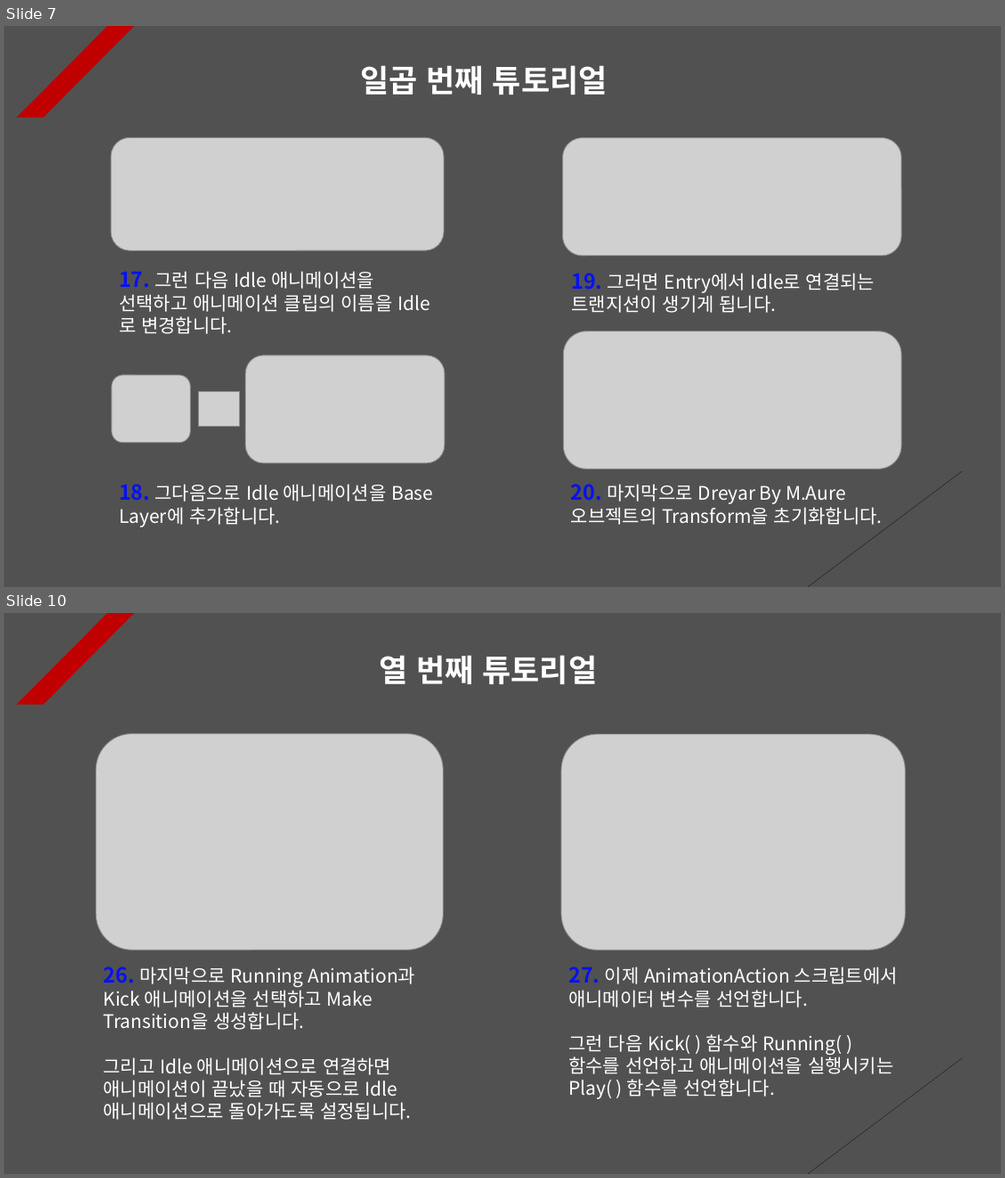
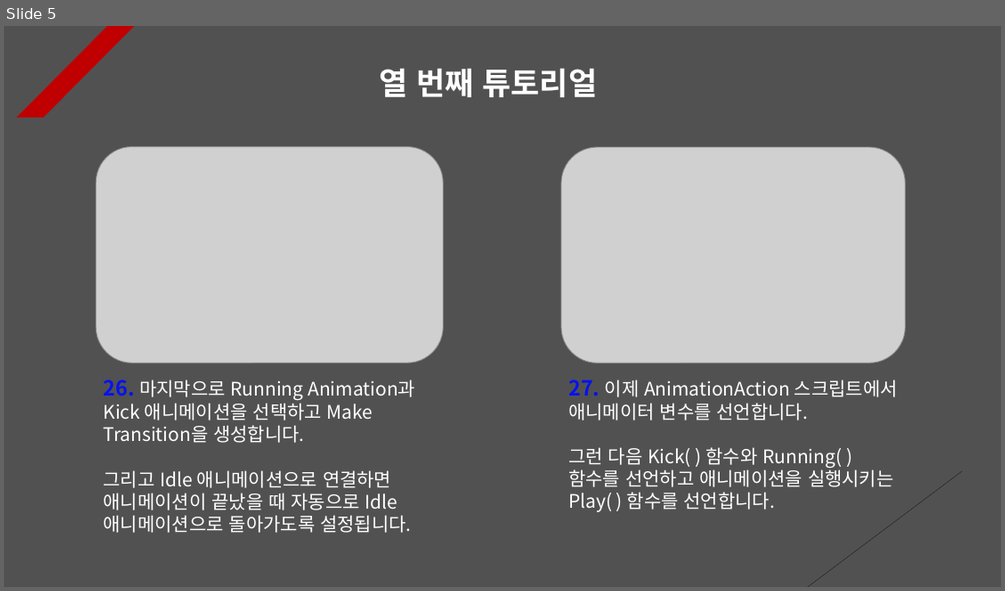
Before and after one commit to Unity2033/3D-UnityEngine, a slide deck: Assets/Animator Controller/PPT Data/Animator Controller Example.pptx. Shown one above the other, each under a label of ours: slides 7 and 10 before the commit, slide 5 after it; the slides between them are not shown. The pictures are 1005x1178 and 1005x591 pixels, drawn with LibreOffice and Linux fonts; fonts in the diff are those of the drawing; grey boxes stand for pictures. Boxes give left, top, right and bottom in pixels: in the first picture for what was removed or moved away, otherwise in the second. Text is boxed around its words. In the diff, an @@ line names an element or a change of style, - is before the commit and + after.

```diff
--- a/Assets/Animator Controller/PPT Data/Animator Controller Example.pptx
+++ b/Assets/Animator Controller/PPT Data/Animator Controller Example.pptx
@@ slide 7 removed at bbox=[4, 26, 1001, 587], background #515151; not listed: 2 template elements that a slide beside it also shows @@
@@ text removed at bbox=[361, 65, 607, 95] @@
-일곱 번째 튜토리얼
@@ picture removed at bbox=[111, 137, 444, 250] @@
@@ picture removed at bbox=[563, 138, 901, 256] @@
@@ text removed at bbox=[119, 271, 393, 334] @@
-17. 그런 다음 Idle 애니메이션을 선택하고 애니메이션 클립의 이름을 Idle로 변경합니다.
@@ text removed at bbox=[571, 273, 874, 313] @@
-19. 그러면 Entry에서 Idle로 연결되는 트랜지션이 생기게 됩니다.
@@ picture removed at bbox=[563, 331, 901, 468] @@
@@ picture removed at bbox=[245, 355, 445, 463] @@
@@ picture removed at bbox=[112, 375, 190, 443] @@
@@ picture removed at bbox=[198, 392, 239, 426] @@
@@ text removed at bbox=[119, 483, 433, 527] @@
-18. 그다음으로 Idle 애니메이션을 Base Layer에 추가합니다.
@@ text removed at bbox=[571, 483, 882, 524] @@
-20. 마지막으로 Dreyar By M.Aure 오브젝트의 Transform을 초기화합니다.
@@ what was slide 10 is now slide 5 @@
```
Also in this commit, not shown: 3 slides changed, 1 slide added, 5 other slides removed, 27 other files.
